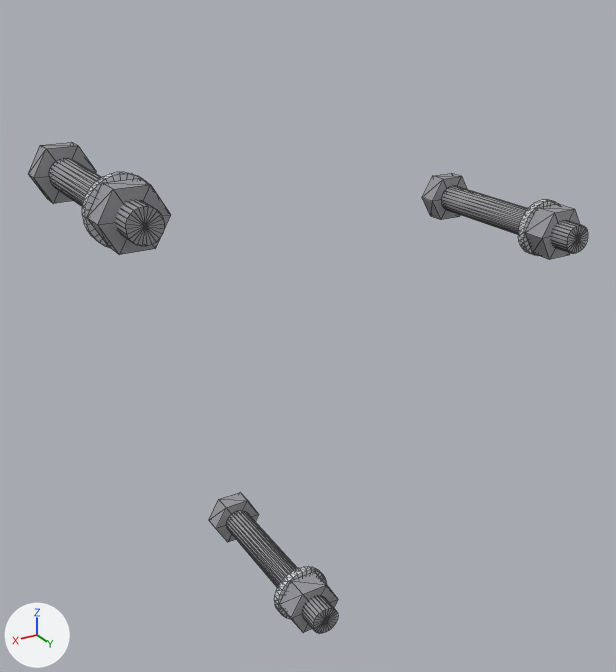
The glTF model viewer-full/legscrews.glb as it was, and as the next commit left it.
Before and after are seen from a 50 mm lens placed at (83.4, 186.8, 69.3), pointed at (-0.8, 46.5, -0.9). Arrows for +X, +Y and +Z are at lower left; the lights stay in place. The older version comes first. Mesh edges are drawn as thin lines. Where no turn or scale is listed for an object, it has been applied to the vertices. Vertices at exactly the same position are counted once.

The first picture shows 'geometry_0'.
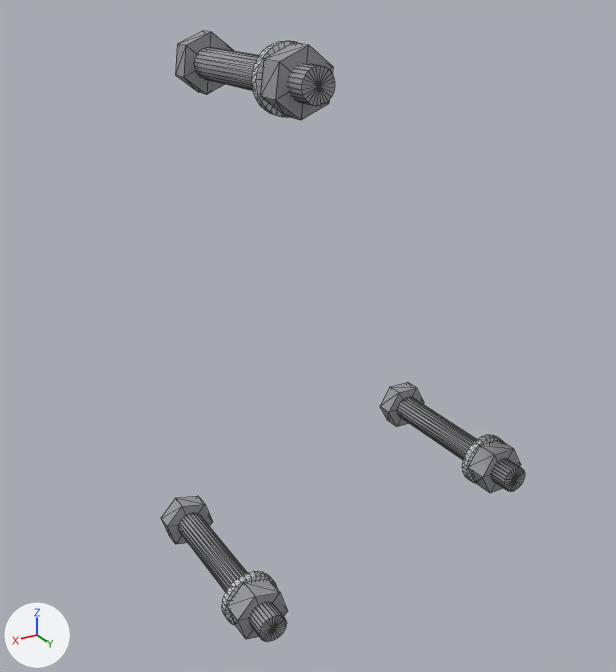
Where the change shows, as pixel boxes (x1, y1, x2, y2) in the pictures (616 x 672 px; the box of a moved part takes in the faces that stretch with it):
'geometry_0', reshaped (35% narrower, 24% taller): before (28, 142, 588, 634); after (161, 30, 525, 642)
part 1 of me_geometry_0, moved or reshaped: before (422, 173, 467, 220); after (175, 30, 234, 95)
part 2 of me_geometry_0, moved or reshaped: before (442, 186, 588, 254); after (195, 47, 335, 106)
part 3 of me_geometry_0, moved or reshaped: before (82, 172, 171, 255); after (252, 40, 333, 120)
part 4 of me_geometry_0, added: after (380, 382, 424, 427)
part 5 of me_geometry_0, added: after (397, 397, 525, 492)
part 6 of me_geometry_0, added: after (462, 435, 503, 484)
part 7 of me_geometry_0, added: after (468, 439, 521, 493)
part 8 of me_geometry_0, added: after (161, 496, 212, 544)
part 9 of me_geometry_0, added: after (178, 513, 286, 642)
part 10 of me_geometry_0, added: after (222, 571, 277, 626)
part 11 of me_geometry_0, added: after (227, 578, 287, 639)
part 12 of me_geometry_0, deleted: before (518, 199, 580, 259)
part 13 of me_geometry_0, deleted: before (274, 566, 338, 633)
part 14 of me_geometry_0, deleted: before (28, 142, 164, 246)
part 15 of me_geometry_0, deleted: before (209, 493, 338, 634)

The change, as a list of edits to the scene's bpy script:
```text
Change me_geometry_0:
    used by ob_geometry_0; location = (0.0, 0.0, 0.0)
    remove me_geometry_0.from_pydata(...)  # 427 vertices, 816 faces; spans x -56.7..47.4, y 26.5..70.5, z -59.2..40.7
    add me_geometry_0.from_pydata(...)  # 431 vertices, 816 faces; spans x -46.4..27.5, y 26.5..70.5, z -55.5..58.7
    me_geometry_0 part 1: the loose piece of 14 vertices spanning x -56.5..-45.0, y 26.5..30.5, z 13.5..23.5 is turned -37.5 degrees about the y axis through its middle, then moved by (62.4, 0.0, 34.3)
    me_geometry_0 part 2: the loose piece of 50 vertices spanning x -53.7..-47.7, y 30.5..70.5, z 15.5..21.5 is turned -37.5 degrees about the y axis through its middle, then moved by (62.4, 0.0, 34.3)
    me_geometry_0 part 3: the loose piece of 79 vertices spanning x 35.4..47.4, y 59.7..66.3, z 28.7..40.7 is turned -37.5 degrees about the y axis through the mesh origin
    me_geometry_0 part 4: a new loose piece, a 6-sided cylinder along y spanning x -46.2..-34.7, y 26.5..30.5, z -40.9..-30.7, in mat_defaultmaterial
    me_geometry_0 part 5: a new loose piece, a 24-sided cylinder along y spanning x -43.4..-37.4, y 30.5..70.5, z -38.8..-32.8, in mat_defaultmaterial
    me_geometry_0 part 6: a new loose piece, a 32-sided cylinder along y spanning x -46.4..-34.5, y 59.7..61.3, z -41.8..-29.8, in mat_defaultmaterial
    me_geometry_0 part 7: a new loose piece, a 6-sided cylinder along y spanning x -46.2..-34.7, y 61.3..66.3, z -40.9..-30.7, in mat_defaultmaterial
    me_geometry_0 part 8: a new loose piece, a 6-sided cylinder along y spanning x 15.9..27.1, y 26.5..30.5, z -55.1..-44.0, in mat_defaultmaterial
    me_geometry_0 part 9: a new loose piece, a 24-sided cylinder along y spanning x 18.5..24.5, y 30.5..70.5, z -52.5..-46.5, in mat_defaultmaterial
    me_geometry_0 part 10: a new loose piece, a 32-sided cylinder along y spanning x 15.5..27.5, y 59.7..61.3, z -55.5..-43.5, in mat_defaultmaterial
    me_geometry_0 part 11: a new loose piece, a 6-sided cylinder along y spanning x 15.9..27.1, y 61.3..66.3, z -55.1..-44.0, in mat_defaultmaterial
    me_geometry_0 part 12: the loose piece of 79 vertices spanning x -56.7..-44.7, y 59.7..66.3, z 12.5..24.5 is deleted
    me_geometry_0 part 13: the loose piece of 79 vertices spanning x 3.4..15.4, y 59.7..66.3, z -59.2..-47.2 is deleted
    me_geometry_0 part 14: the loose piece of 63 vertices spanning x 35.6..47.1, y 26.5..70.5, z 29.7..39.7 is deleted
    me_geometry_0 part 15: the loose piece of 63 vertices spanning x 3.6..15.2, y 26.5..70.5, z -58.2..-48.2 is deleted
```
